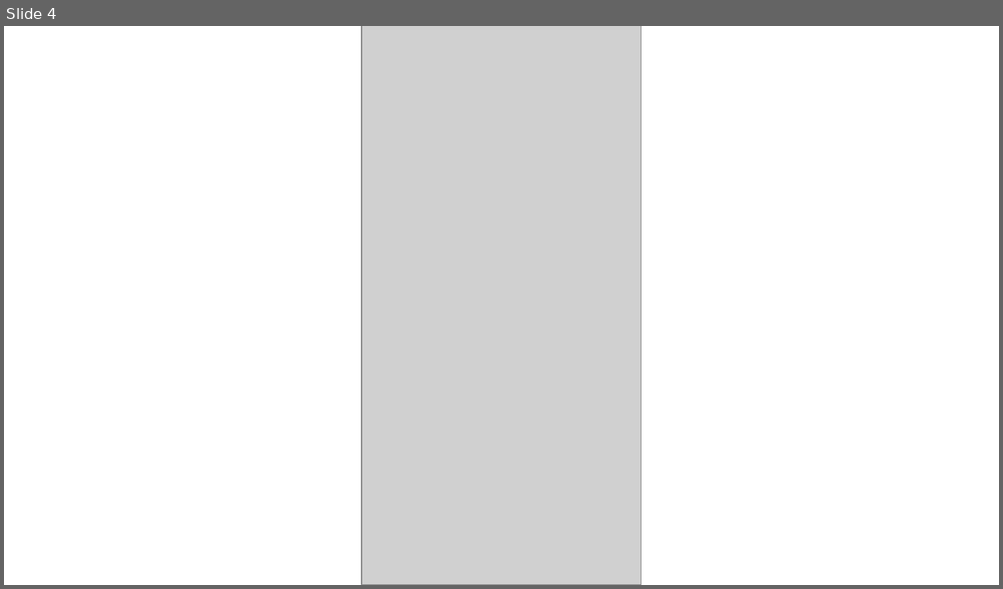
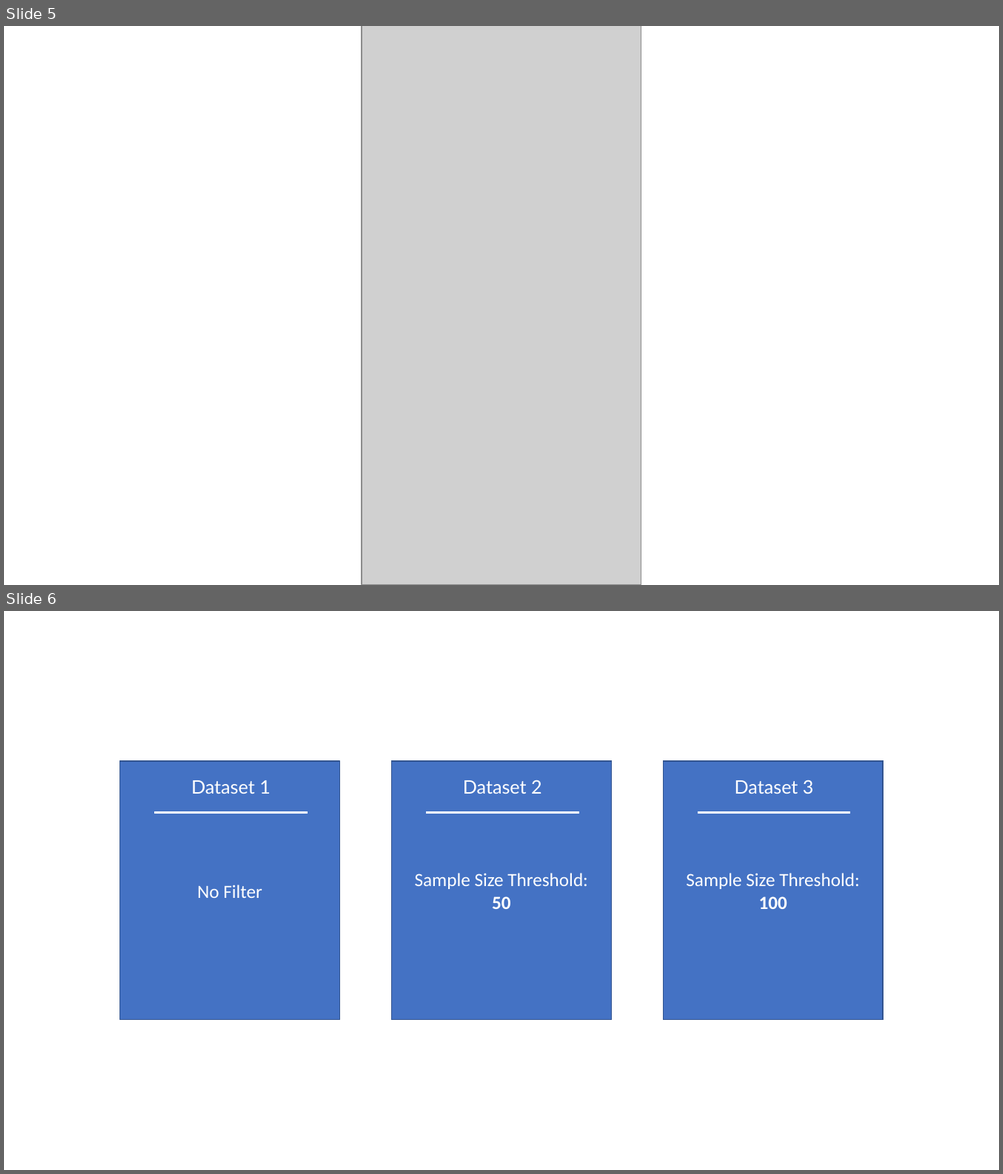
Before and after one commit to samuelnojadera/china-traffic-sign-classification, a slide deck: presentation.pptx. Shown one above the other, each under a label of ours: slide 4 before the commit, slides 5 and 6 after it. The pictures are 1003x589 and 1003x1174 pixels, drawn with LibreOffice and Linux fonts; fonts in the diff are those of the drawing; grey boxes stand for pictures. Boxes give left, top, right and bottom in pixels: in the first picture for what was removed or moved away, otherwise in the second. Text is boxed around its words. In the diff, an @@ line names an element or a change of style, - is before the commit and + after.

```diff
--- a/presentation.pptx
+++ b/presentation.pptx
@@ slide 6 added at [4, 611, 999, 1170], background #FFFFFF @@
@@ rectangle added at [120, 762, 340, 1021], fill #4472C4, outline #325491 1 pt, 18 pt, text #FFFFFF @@
+No Filter
@@ rectangle added at [391, 762, 611, 1021], fill #4472C4, outline #325491 1 pt, 18 pt, text #FFFFFF @@
+Sample Size Threshold:
+50
@@ rectangle added at [663, 762, 882, 1021], fill #4472C4, outline #325491 1 pt, 18 pt, text #FFFFFF @@
+Sample Size Threshold:
+100
@@ text added at [191, 780, 270, 794], 18 pt, text #FFFFFF @@
+Dataset 1
@@ text added at [463, 780, 542, 794], 18 pt, text #FFFFFF @@
+Dataset 2
@@ text added at [734, 780, 814, 794], 18 pt, text #FFFFFF @@
+Dataset 3
@@ line added from (155, 812) to (307, 812), #FFFFFF 2 pt @@
@@ line added from (427, 812) to (578, 812), #FFFFFF 2 pt @@
@@ line added from (698, 812) to (850, 812), #FFFFFF 2 pt @@
@@ what was slide 4 is now slide 5 @@
```
Also in this commit, not shown: 1 slide changed, 9 other slides added, 5 slides removed, 10 other files.
